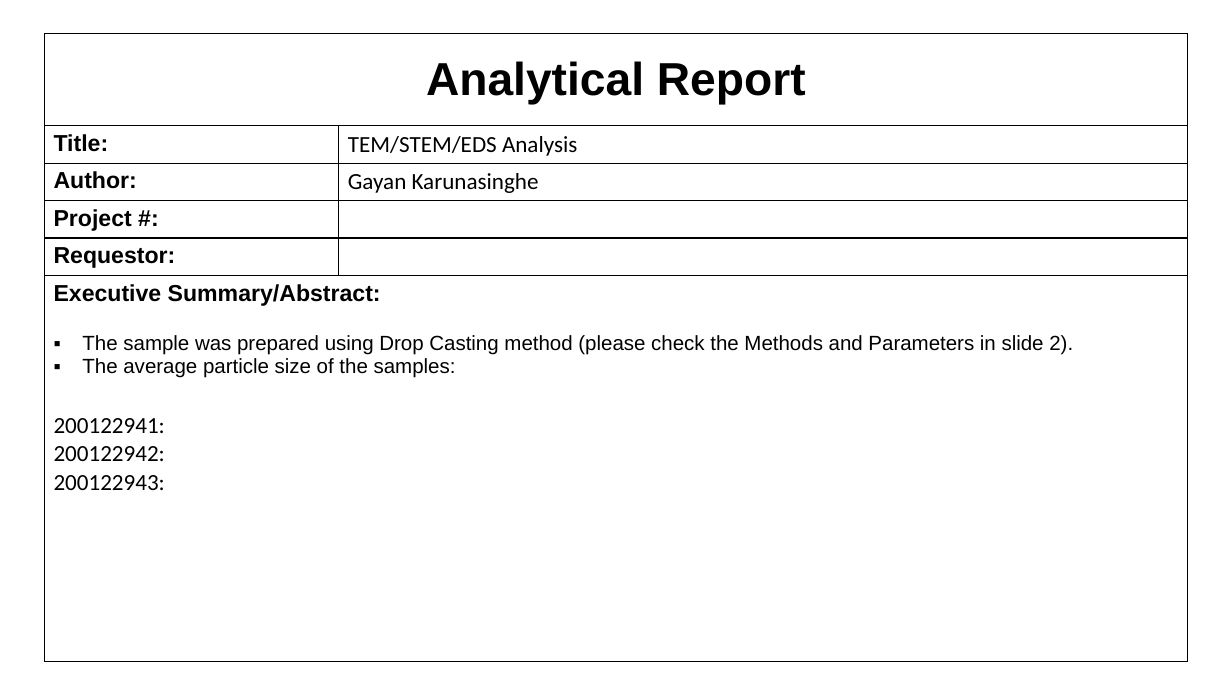
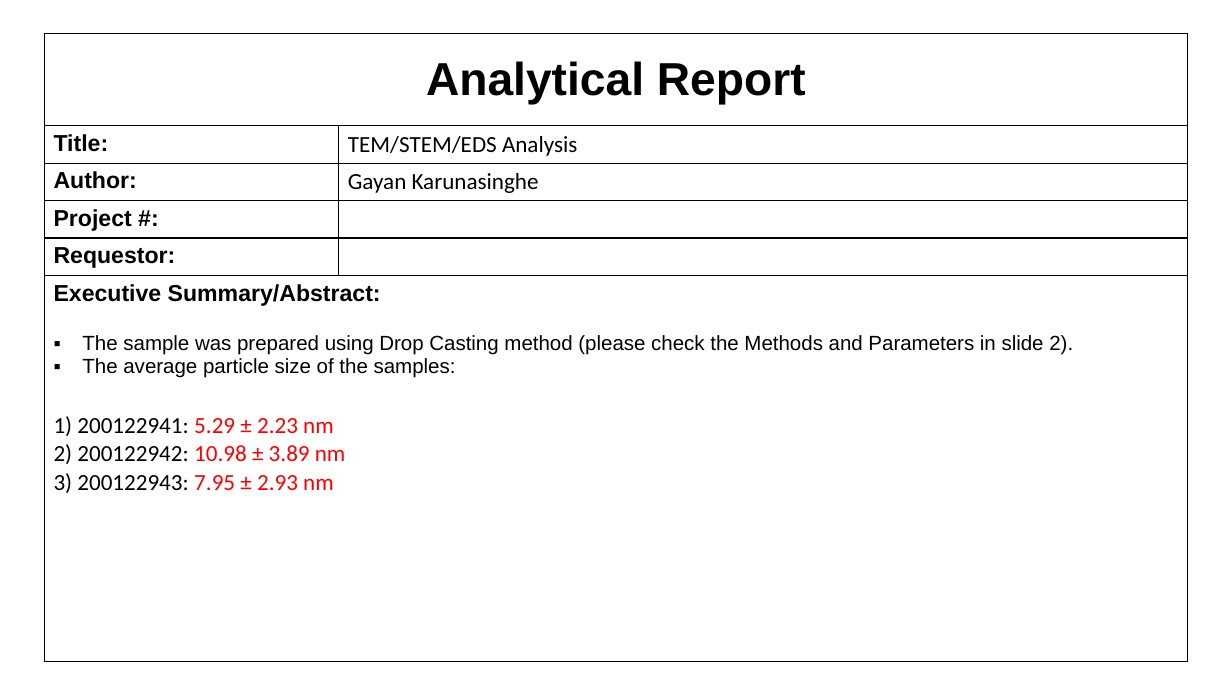
Before and after one commit to cvrl10/mini_project, a slide deck: slide 1 of 100040000/_100040000.pptx. Drawn at 1232x693 pixels with LibreOffice and Linux fonts; fonts in the diff are those of the drawing. Boxes give left, top, right and bottom in pixels: in the first picture for what was removed or moved away, otherwise in the second. Text is boxed around its words. In the diff, an @@ line names an element or a change of style, - is before the commit and + after.

Commit message:
adding sample info to report slide

```diff
--- a/100040000/_100040000.pptx
+++ b/100040000/_100040000.pptx
@@ table at (44,33,1189,659) @@
-row 6, column 1: Executive Summary/Abstract: / The sample was prepared using Drop Casting method (please check the Methods and Parameters in slide 2). / The average particle size of the samples: / 200122941: / 200122942: / 200122943:
+row 6, column 1: Executive Summary/Abstract: / The sample was prepared using Drop Casting method (please check the Methods and Parameters in slide 2). / The average particle size of the samples: / 200122941: 5.29 ± 2.23 nm / 200122942: 10.98 ± 3.89 nm / 200122943: 7.95 ± 2.93 nm
```
Also in this commit, not shown: 9 other slides changed, 10 other files.
